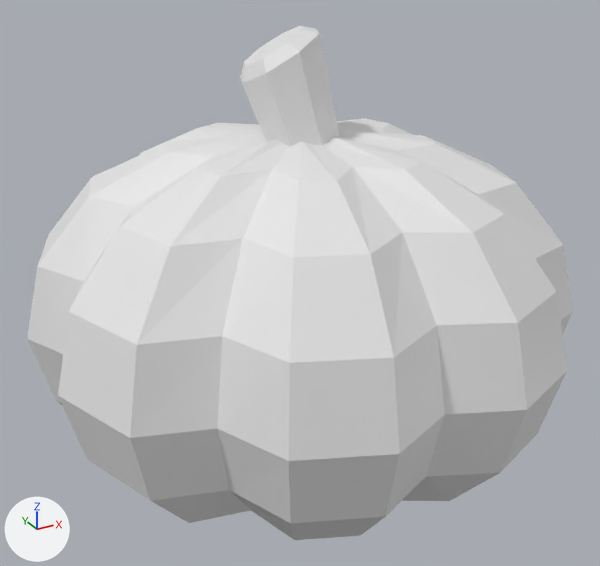
Before and after pictures for a commit that changed the Blender file Axolotl_Runer/Assets/Art/3D Model/Calabaza.blend.
Camera for both pictures: a camera (50 mm lens) standing at (-1.042, -1.884, 1.53) and looking at (-0.013, -0.014, 0.595). Lighting does not change. The marker at lower left points along +X, +Y and +Z. The older version comes first.
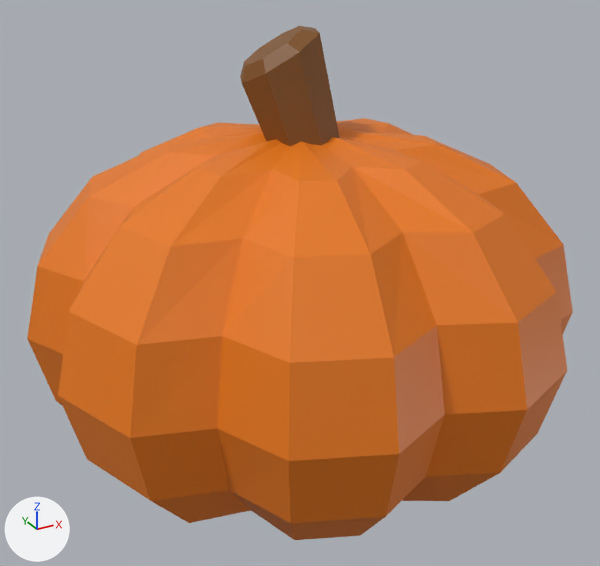
Pixel boxes (x1, y1, x2, y2) of what changed, in the pictures (600 x 566 px):
```json
{"object": "Sphere", "change": "recoloured", "before": [27, 118, 573, 540], "after": [27, 118, 573, 540], "on screen": "white to orange"}
{"object": "Circle", "change": "recoloured", "before": [240, 26, 340, 146], "after": [240, 26, 340, 146], "on screen": "white to brown"}
```

The change, as JSON lines over the scene's bpy script:
```json
{"op": "add", "block": "mat_material_002", "code": ["mat_material_002 = principled_material('Material.002')", "mat_material_002.base_color = (0.22, 0.0823, 0.0116)  # brown #81511c"]}
{"op": "add", "block": "mat_material_001", "code": ["mat_material_001 = principled_material('Material.001')", "mat_material_001.base_color = (0.8, 0.189, 0.00581)  # orange #e77811"]}
{"block": "me_sphere", "where": "me_sphere.from_pydata(...)  # 55 vertices, 48 faces; spans x 0.0..1.12, y -1.11..0.0, z 0.0..1.55"}
{"op": "add", "block": "me_sphere", "code": "me_sphere.materials.append(mat_material_001)  # orange #e77811"}
{"block": "me_circle_001", "where": "me_circle_001.from_pydata(...)  # 25 vertices, 20 faces; spans x -1.43..1.0, y -1.0..1.7, z 0.0..2.67"}
{"op": "add", "block": "me_circle_001", "code": "me_circle_001.materials.append(mat_material_002)  # brown #81511c"}
```
